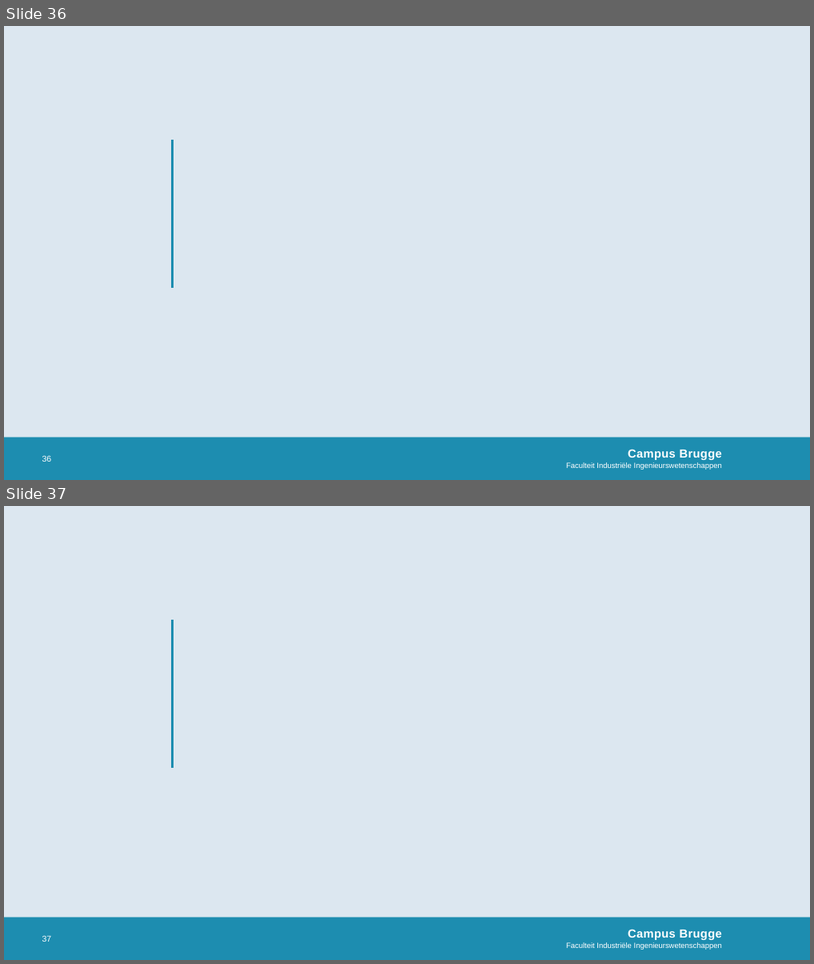
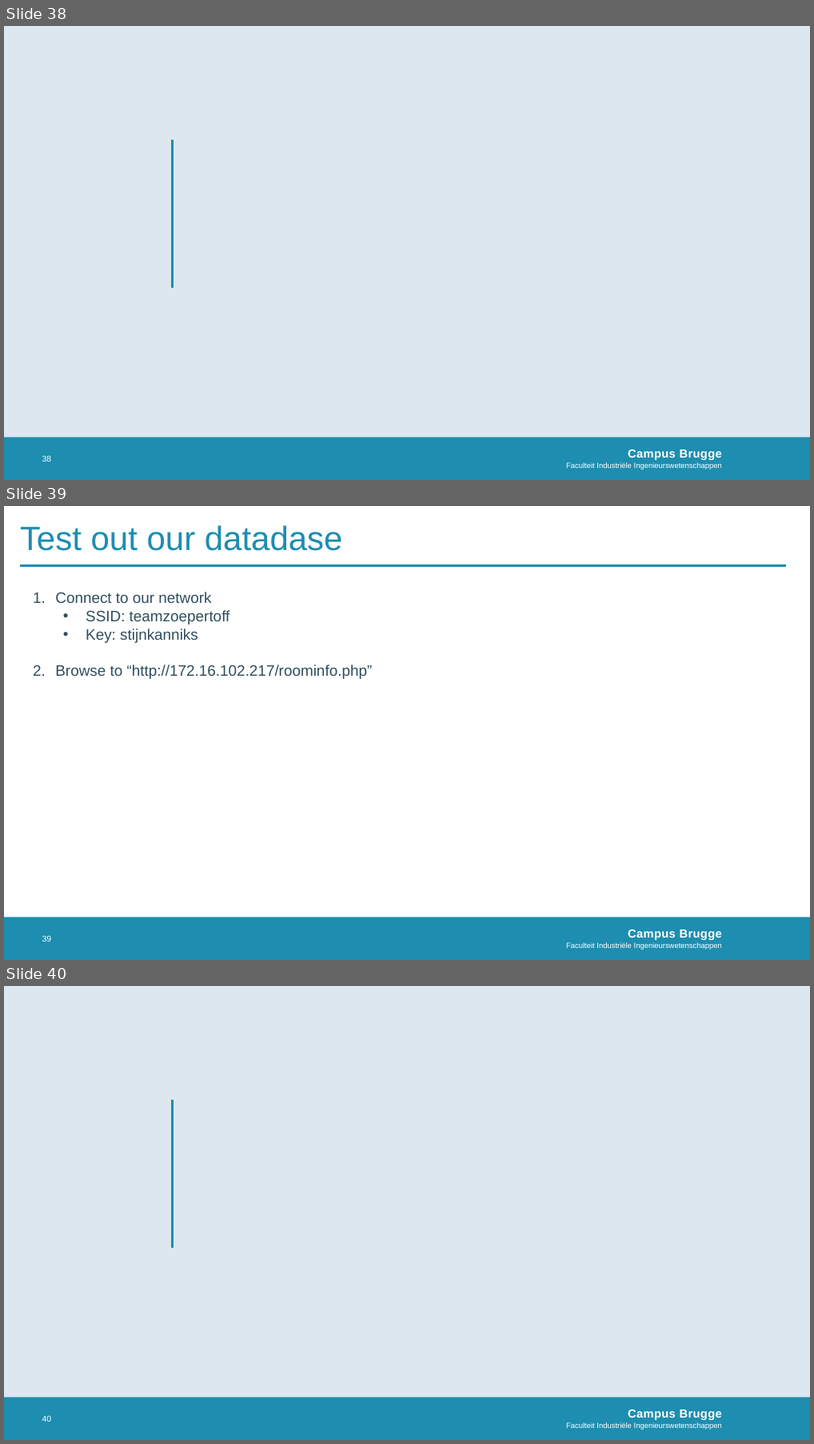
Before and after one commit to MichelDequick/E-ink-Room-Reservation-Display, a slide deck: Documentation/Presentatie.pptx. Shown one above the other, each under a label of ours: slides 36 and 37 before the commit, slides 38, 39 and 40 after it. The pictures are 814x964 and 814x1444 pixels, drawn with LibreOffice and Linux fonts; fonts in the diff are those of the drawing; background and template pictures are left out. Boxes give left, top, right and bottom in pixels: in the first picture for what was removed or moved away, otherwise in the second. Text is boxed around its words. In the diff, an @@ line names an element or a change of style, - is before the commit and + after.

```diff
--- a/Documentation/Presentatie.pptx
+++ b/Documentation/Presentatie.pptx
@@ slide 39 added at (4, 506, 810, 960), background #FFFFFF; not listed: 2 template elements that a slide beside it also shows @@
@@ title added at (20, 525, 343, 551), 40 pt, text #1D8DB0 @@
+Test out our datadase
@@ line added from (20, 566) to (787, 566), #1D8DB0 2.5 pt @@
@@ text added at (55, 592, 373, 679), 18 pt, text #2F4D5D @@
+1. Connect to our network
+  • SSID: teamzoepertoff
+  • Key: stijnkanniks
+2. Browse to “http://172.16.102.217/roominfo.php”
@@ page number added at (42, 935, 52, 941), 10 pt, text #FFFFFF @@
+39
@@ what was slide 36 is now slide 38 @@
@@ what was slide 37 is now slide 40 @@
@@ page number at (42, 1415, 52, 1421): text changed @@
-37
+40
```
Also in this commit, not shown: 1 slide changed, 2 other slides added.
